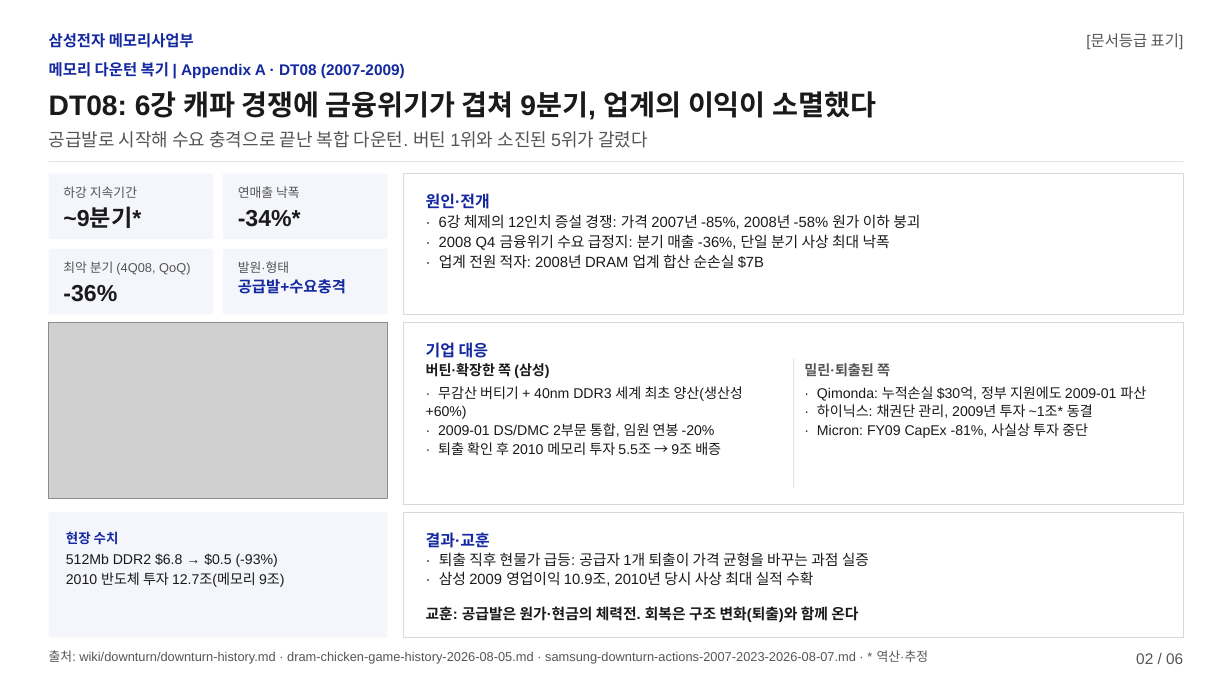
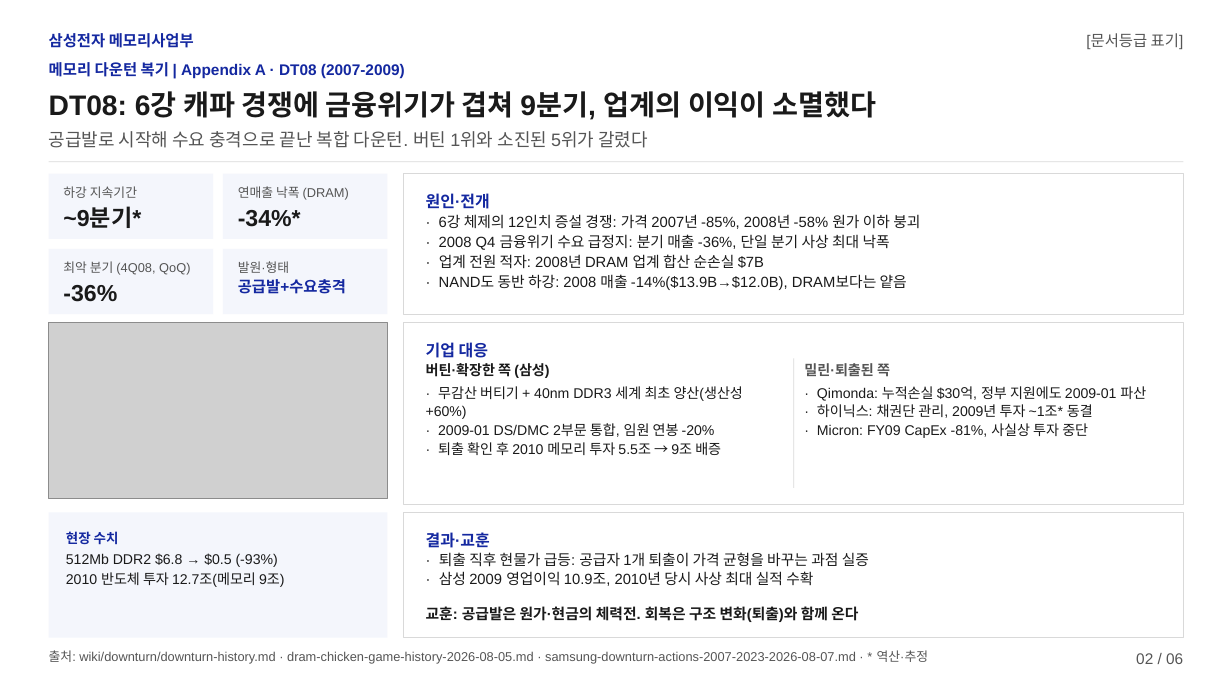
Before and after one commit to k31001/action-learning, a slide deck: slide 2 of outputs/presentation/downturn-review.pptx. Drawn at 1232x693 pixels with LibreOffice and Linux fonts; fonts in the diff are those of the drawing; grey boxes stand for pictures. Boxes give left, top, right and bottom in pixels: in the first picture for what was removed or moved away, otherwise in the second. Text is boxed around its words. In the diff, an @@ line names an element or a change of style, - is before the commit and + after.

```diff
--- a/outputs/presentation/downturn-review.pptx
+++ b/outputs/presentation/downturn-review.pptx
@@ text at <box>238,186,349,200</box>: text changed @@
-연매출 낙폭
+연매출 낙폭 (DRAM)
@@ text at <box>439,274,907,290</box>: paragraph added @@
+· NAND도 동반 하강: 2008 매출 -14%($13.9B→$12.0B), DRAM보다는 얕음
```
Also in this commit, not shown: 5 other slides changed, 16 other files.
